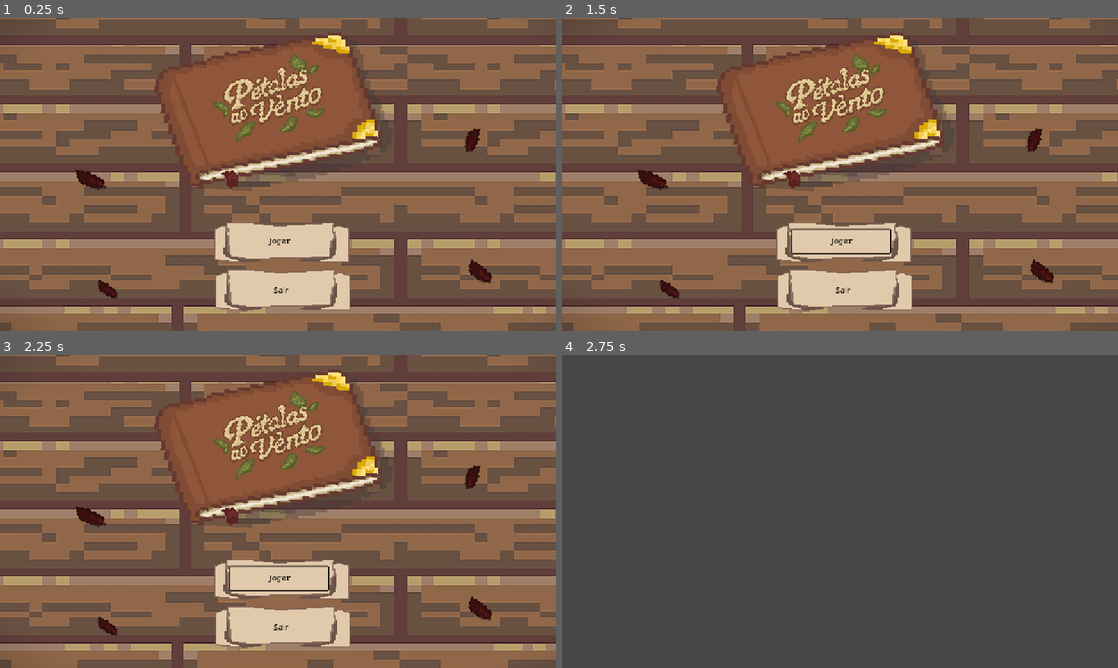
Above: before the commit, frames 1-4 (two rows, left to right).
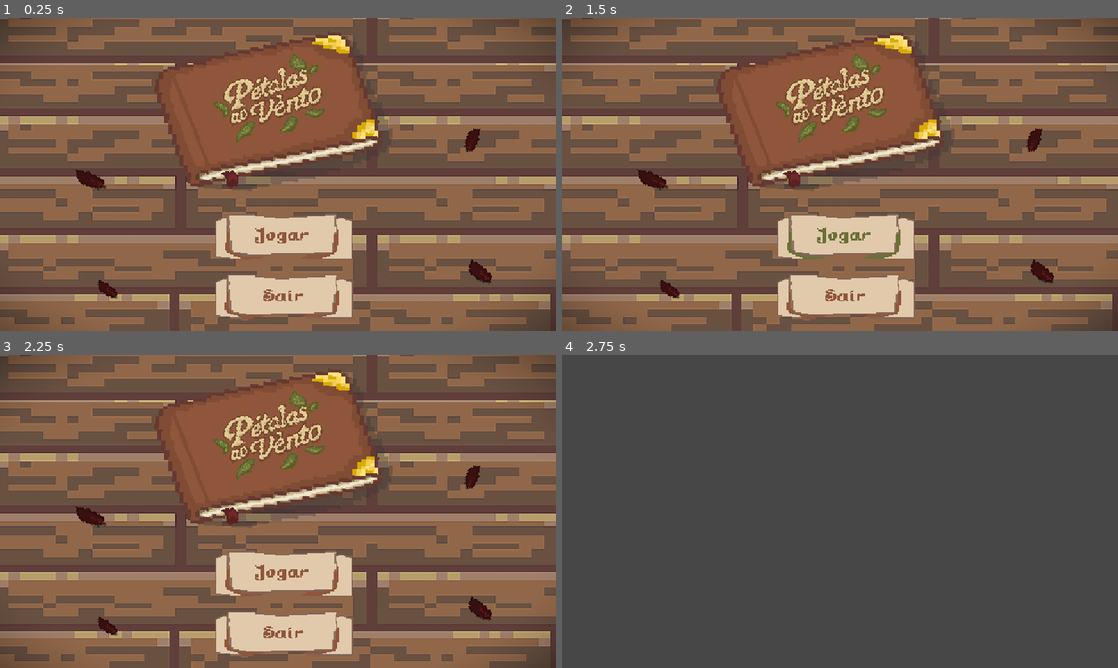
Above: after the commit, the same moments.

Repository: juacunha/rosa-e-margarida
Game: Godot game, scene res://Scenes/main.tscn
The game is run twice, just before and just after one commit, with the same random seed, the same clock (stepped at 60 frames per second) and the same inputs. Sound files missing from this copy of the repository are replaced by a short silence.
Inputs (mouse positions are in pixels of both pictures, inside the frame that each line leads up to; where the layout moved, square brackets give the same spot in the first picture):
- Up to frame 1 (0.25 s): no input
- Up to frame 2 (1.5 s): click (845, 237) [840, 240] at 0.5 s; click (845, 237) [840, 240] at 1.25 s
- Up to frame 3 (2.25 s): tap Enter (enter) at 2, 2.1 s; move the mouse to (400, 495) at 2.02 s; hold D (right) from 2.03 s (still down); click (400, 495) at 2.17 s
- Up to frame 4 (2.75 s): keep holding D (right)

The runs differ from the first frame. In frame 1, 42% of the frame differs, in the area x 0-100%, y 0-100%; in frame 2, 42%; in frame 3, 42%; in frame 4, nothing differs.

Commit message:
ajustes finos

Diff:
--- a/Screens/album.tscn
+++ b/Screens/album.tscn
@@ -9,6 +9,7 @@
 [ext_resource type="Texture2D" uid="uid://sh6yasmxaywo" path="res://Assets/Fotos/foto jardim.png" id="5_4ckl8"]
 [ext_resource type="Texture2D" uid="uid://cmttvtysvpmse" path="res://Assets/Botoes/botao e Sheet.png" id="8_l1f4c"]
 [ext_resource type="Texture2D" uid="uid://cv717hfj140b5" path="res://Assets/Botoes/botao tab Sheet.png" id="9_qo5d0"]
+[ext_resource type="AudioStream" uid="uid://qt41c84m830x" path="res://Sfx/books/book_flip.2.ogg" id="10_qo5d0"]
 
 [node name="Album" type="Control"]
 layout_mode = 3
@@ -54,6 +55,8 @@
 theme_override_fonts/normal_font = ExtResource("4_l1f4c")
 theme_override_font_sizes/normal_font_size = 20
 text = "Texto muito fofinho e dramatico que faz os jogadores chorarem muito"
+horizontal_alignment = 1
+justification_flags = 161
 
 [node name="Fotos" type="HBoxContainer" parent="."]
 custom_minimum_size = Vector2(380, 0)
@@ -128,6 +131,9 @@
 offset_bottom = 626.0
 texture_normal = ExtResource("9_qo5d0")
 
+[node name="pages" type="AudioStreamPlayer" parent="."]
+stream = ExtResource("10_qo5d0")
+
 [connection signal="mouse_entered" from="EspacoFoto" to="." method="_on_espaco_foto_mouse_entered"]
 [connection signal="mouse_exited" from="EspacoFoto" to="." method="_on_espaco_foto_mouse_exited"]
 [connection signal="gui_input" from="Fotos/Foto1" to="." method="_on_foto_1_gui_input"]
--- a/Screens/menu.tscn
+++ b/Screens/menu.tscn
@@ -1,20 +1,19 @@
-[gd_scene load_steps=10 format=3 uid="uid://dry5f677xv3pr"]
+[gd_scene load_steps=15 format=3 uid="uid://dry5f677xv3pr"]
 
 [ext_resource type="Script" uid="uid://sfktwpdm11l7" path="res://Scripts/menu.gd" id="1_b0dvv"]
 [ext_resource type="Texture2D" uid="uid://crun1cqhh2or1" path="res://Assets/menu/mesa.png" id="2_02abu"]
 [ext_resource type="AudioStream" uid="uid://d07mdydm8nyh4" path="res://Sfx/Menu/Ravi de te revoir-loopable.mp3" id="2_7ocep"]
 [ext_resource type="AudioStream" uid="uid://c8wcjiqf2eqn6" path="res://Sfx/click.wav" id="3_n8504"]
-[ext_resource type="Texture2D" uid="uid://dybadjigc22gw" path="res://Assets/menu/aaa.png" id="4_w6p7k"]
+[ext_resource type="Texture2D" uid="uid://dxlkpy0l0wucp" path="res://Assets/Botoes/Jogar hover1.png" id="5_d76eo"]
 [ext_resource type="Texture2D" uid="uid://di1qi1vr2juo1" path="res://Assets/menu/livro.png" id="5_oawtx"]
 [ext_resource type="Texture2D" uid="uid://bwvfojs87tecx" path="res://Assets/menu/logo.png" id="6_el75v"]
+[ext_resource type="Texture2D" uid="uid://dgyxhafyv2gvj" path="res://Assets/Botoes/Jogar hover3.png" id="6_q6r6m"]
+[ext_resource type="Texture2D" uid="uid://ukx1kdi6a5g" path="res://Assets/Botoes/Jogar hover2.png" id="7_5uwiu"]
+[ext_resource type="Texture2D" uid="uid://bxsrr2wcgfdxe" path="res://Assets/Botoes/sair normal.png" id="8_7l0h0"]
 [ext_resource type="Texture2D" uid="uid://1a0jsdfpreby" path="res://Assets/menu/aaa2.png" id="8_n8lv8"]
-
-[sub_resource type="FontFile" id="FontFile_n8lv8"]
-cache/0/16/0/ascent = 0.0
-cache/0/16/0/descent = 0.0
-cache/0/16/0/underline_position = 0.0
-cache/0/16/0/underline_thickness = 0.0
-cache/0/16/0/scale = 1.0
+[ext_resource type="Texture2D" uid="uid://twffk4sucd1j" path="res://Assets/Botoes/sair pressed.png" id="9_1nb2d"]
+[ext_resource type="Texture2D" uid="uid://bsgs0pfeil2gl" path="res://Assets/Botoes/sair hoverl.png" id="10_6ub56"]
+[ext_resource type="AudioStream" uid="uid://cqq3h8l0fxk5d" path="res://Sfx/segurado.mp3" id="11_7l0h0"]
 
 [node name="Menu" type="Control"]
 layout_mode = 3
@@ -26,8 +25,8 @@
 script = ExtResource("1_b0dvv")
 
 [node name="Mesa" type="Sprite2D" parent="."]
-position = Vector2(611, 322)
-scale = Vector2(0.220667, 0.314062)
+position = Vector2(576, 330)
+scale = Vector2(0.195103, 0.277679)
 texture = ExtResource("2_02abu")
 
 [node name="menu_ost" type="AudioStreamPlayer" parent="."]
@@ -37,40 +36,34 @@
 autoplay = true
 parameters/looping = true
 
-[node name="Aaa" type="Sprite2D" parent="."]
-position = Vector2(583.5, 464)
-scale = Vector2(2.81, 2.08)
-texture = ExtResource("4_w6p7k")
+[node name="Iniciar2" type="TextureButton" parent="." groups=["botoes_click_menu"]]
+layout_mode = 0
+offset_left = 440.0
+offset_top = 400.0
+offset_right = 545.0
+offset_bottom = 445.0
+scale = Vector2(2.83863, 2.35253)
+texture_normal = ExtResource("5_d76eo")
+texture_pressed = ExtResource("6_q6r6m")
+texture_hover = ExtResource("7_5uwiu")
 
-[node name="Aaa3" type="Sprite2D" parent="."]
-position = Vector2(585.5, 562)
-scale = Vector2(2.81, 2.08)
-texture = ExtResource("4_w6p7k")
-
-[node name="Iniciar2" type="Button" parent="." groups=["botoes_click_menu"]]
-modulate = Color(0, 0, 0, 1)
-self_modulate = Color(0, 0, 0, 1)
+[node name="Sair" type="TextureButton" parent="." groups=["botoes_click_menu"]]
 layout_mode = 0
-offset_left = 476.0
-offset_top = 438.0
-offset_right = 680.0
-offset_bottom = 486.0
-theme_override_fonts/font = SubResource("FontFile_n8lv8")
-text = "Jogar"
-flat = true
-
-[node name="Sair" type="Button" parent="." groups=["botoes_click_menu"]]
-modulate = Color(0, 0, 0, 1)
-layout_mode = 0
-offset_left = 478.5
-offset_top = 539.0
-offset_right = 682.5
-offset_bottom = 587.0
-text = "Sair"
-flat = true
+offset_left = 439.0
+offset_top = 526.0
+offset_right = 544.0
+offset_bottom = 571.0
+scale = Vector2(2.85989, 2.29338)
+texture_normal = ExtResource("8_7l0h0")
+texture_pressed = ExtResource("9_1nb2d")
+texture_hover = ExtResource("10_6ub56")
 
 [node name="sfx_click" type="AudioStreamPlayer" parent="."]
 stream = ExtResource("3_n8504")
+volume_db = 9.904
+
+[node name="sfx hold" type="AudioStreamPlayer" parent="."]
+stream = ExtResource("11_7l0h0")
 
 [node name="Livro" type="Sprite2D" parent="."]
 position = Vector2(535, 223)
@@ -108,5 +101,7 @@
 scale = Vector2(3.3327, 3.26457)
 texture = ExtResource("8_n8lv8")
 
+[connection signal="mouse_entered" from="Iniciar2" to="." method="_on_iniciar_2_mouse_entered"]
 [connection signal="pressed" from="Iniciar2" to="." method="_on_iniciar_2_pressed"]
+[connection signal="mouse_entered" from="Sair" to="." method="_on_sair_mouse_entered"]
 [connection signal="pressed" from="Sair" to="." method="_on_sair_pressed"]
--- a/Scripts/album.gd
+++ b/Scripts/album.gd
@@ -9,6 +9,7 @@
 @onready var proximo: TextureButton = $Proximo
 @onready var anterior: TextureButton = $Anterior
 @onready var drag: TextureRect = $Drag
+@onready var pages = $pages
 
 @export_category("Fotos")
 @export var image_1: CompressedTexture2D
@@ -76,12 +77,14 @@
 		texto_foto.text = text_3
 
 func previous_image() -> void:
+	pages.play()
 	index_atual -= 1
 	if index_atual == 0:
 		index_atual = 3
 	update_screen()
 
 func next_image() -> void:
+	pages.play()
 	index_atual += 1
 	if index_atual == 4:
 		index_atual = 1
--- a/Scripts/hud.gd
+++ b/Scripts/hud.gd
@@ -24,6 +24,8 @@
 		visibility_ui(false)
 		icon_album.read()
 
+func close_album() -> void:
+	album.hide()
 
 func end_game() -> void:
 	finish_game.emit("Creditos")
--- a/Scripts/menu.gd
+++ b/Scripts/menu.gd
@@ -3,6 +3,8 @@
 signal change_scene(scene: String)
 
 @onready var ost_sound: AudioStreamPlayer = $"menu_ost"
+@onready var sfx_click = $sfx_click
+@onready var sfx_hold = $"sfx hold"
 
 var is_transitioning: bool = false  # Controla se já está em transição
 
@@ -19,6 +21,8 @@
 		return
 	is_transitioning = true
 
+	sfx_click.play()
+
 	# Cria fade out suave
 	var fade_out_tween := create_tween()
 	fade_out_tween.tween_property(ost_sound, "volume_db", -0.0, 2.0) \
@@ -34,6 +38,7 @@
 
 func _on_sair_pressed() -> void:
 	 # Fade out da música antes de sair
+	sfx_click.play()
 
 	var fade_out_tween := create_tween()
 	fade_out_tween.tween_property(ost_sound, "volume_db", -40.0, 1.0) \
@@ -47,3 +52,9 @@
 func _exit_tree():
 	if ost_sound.playing:
 		ost_sound.stop()
+
+func _on_iniciar_2_mouse_entered():
+	sfx_hold.play()
+
+func _on_sair_mouse_entered():
+	sfx_hold.play()
--- a/Scripts/player.gd
+++ b/Scripts/player.gd
@@ -59,6 +59,7 @@
 	if Input.is_action_just_pressed("open_album"):
 		open_album.emit()
 
+
 func playable(order: bool) -> void:
 	can_be_played = order
 
--- a/project.godot
+++ b/project.godot
@@ -23,7 +23,7 @@
 
 window/size/mode=3
 window/stretch/mode="canvas_items"
-mouse_cursor/custom_image="uid://deqqpn6nidy22"
+mouse_cursor/custom_image="uid://rkpcw7hrjxnp"
 
 [global_group]
 
Binary file added: Assets/Botoes/Jogar hover v2.png
Not shown, added: Assets/Botoes/Jogar hover v2.png.import
Binary file added: Assets/Botoes/Jogar hover1.png
Not shown, added: Assets/Botoes/Jogar hover1.png.import
Binary file added: Assets/Botoes/Jogar hover2.png
Not shown, added: Assets/Botoes/Jogar hover2.png.import
Binary file added: Assets/Botoes/Jogar hover3.png
Not shown, added: Assets/Botoes/Jogar hover3.png.import
Binary file added: Assets/Botoes/Jogar normal v2.png
Not shown, added: Assets/Botoes/Jogar normal v2.png.import
Binary file added: Assets/Botoes/Jogar selected v2.png
Not shown, added: Assets/Botoes/Jogar selected v2.png.import
(and 21 more such lines)
